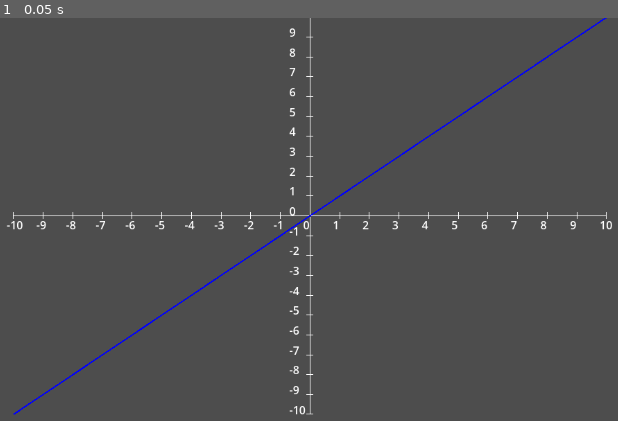
Above: before the commit, frame 1.
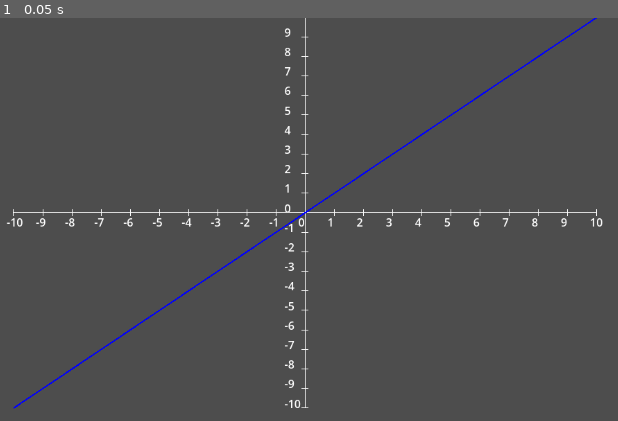
Above: after the commit, the same moment.

Repository: k4o-app/advanced-math-grapher
Game: Godot game, scene res://advanced_math_grapher.tscn
Same seed, same stepped clock (60 frames per second), same inputs: the game is played once before the commit and once after it.
Inputs:
- Up to frame 1 (0.05 s): no input

The runs differ from the first frame. In frame 1, 3.2% of the frame differs, in the area x 1-100%, y 0-99%.

Commit message:
fix: property width

Diff:
--- a/advanced_math_grapher.tscn
+++ b/advanced_math_grapher.tscn
@@ -7,8 +7,8 @@
 anchors_preset = 0
 offset_left = 60.0
 offset_top = -1.0
-offset_right = 915.0
-offset_bottom = 572.0
+offset_right = 901.0
+offset_bottom = 563.0
 script = ExtResource("1_tb8ts")
 expression_list = [{
 "expression": "x",
Not shown, changed: addons/advanced_math_grapher/editor/expression_list_editor.gd
